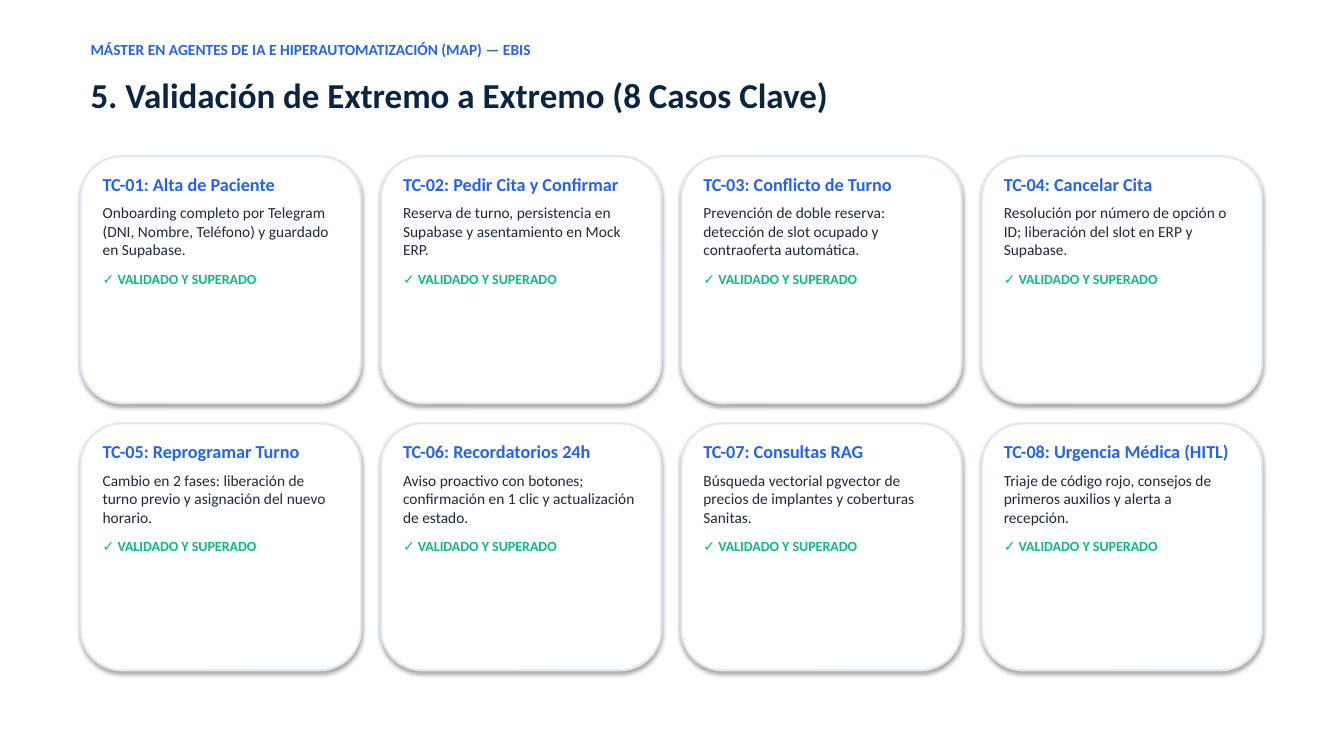
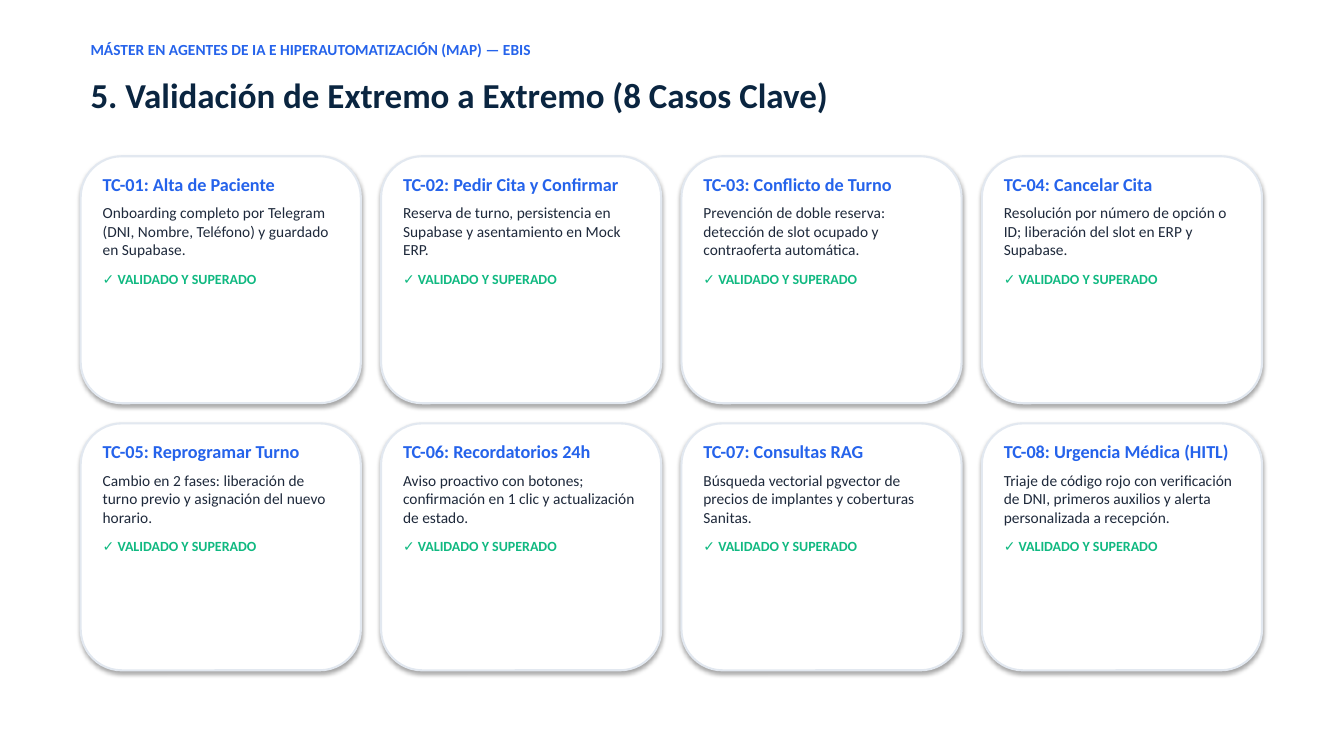
Before and after one commit to sabriesposito/clinica_neclatrony_tfm_ESPOSITO, a slide deck: slide 6 of docs/Defensa_TFM_Clinica_Neclatrony.pptx. Drawn at 1344x756 pixels with LibreOffice and Linux fonts; fonts in the diff are those of the drawing. Boxes give left, top, right and bottom in pixels: in the first picture for what was removed or moved away, otherwise in the second. Text is boxed around its words. In the diff, an @@ line names an element or a change of style, - is before the commit and + after.

```diff
--- a/docs/Defensa_TFM_Clinica_Neclatrony.pptx
+++ b/docs/Defensa_TFM_Clinica_Neclatrony.pptx
@@ text at [1004,475,1232,526]: text changed @@
-Triaje de código rojo, consejos de primeros auxilios y alerta a recepción.
+Triaje de código rojo con verificación de DNI, primeros auxilios y alerta personalizada a recepción.
```
Also in this commit, not shown: 3 other files.
